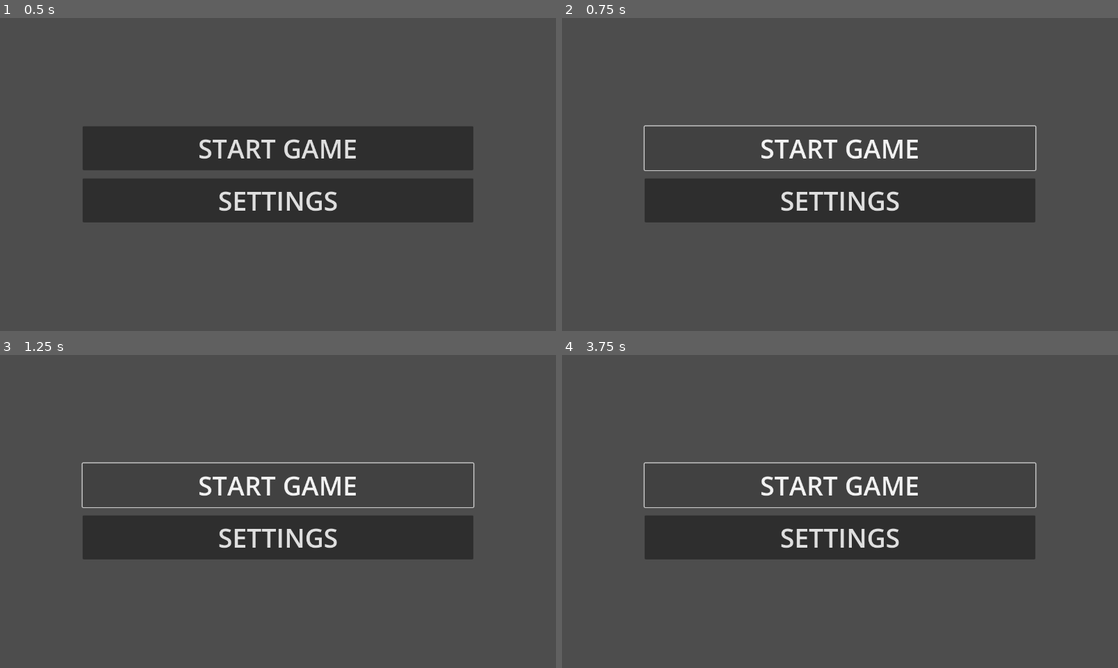
Above: before the commit, frames 1-4 (two rows, left to right).
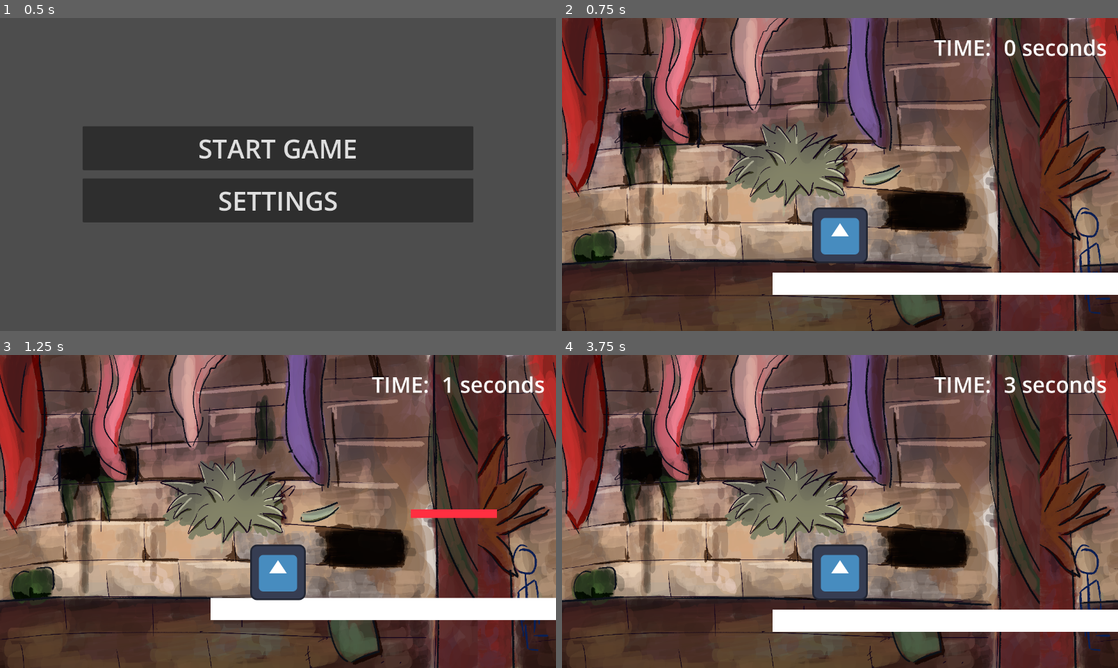
Above: after the commit, the same moments.

Repository: MagusCurt/IGDB-Jam
Game: Godot game, scene res://ui/main_ui/main_menu.tscn
Two runs of this game, one before a commit and one after it. Both use one fixed random seed, a clock stepped at 60 frames per second and the inputs below. The engine's default icon, where the game draws it, is replaced by a stand-in: a white triangle on a blue panel in a dark square.
Inputs (mouse positions are in pixels of both pictures, inside the frame that each line leads up to):
- Up to frame 1 (0.5 s): no input
- Up to frame 2 (0.75 s): click "START GAME" at 0.5 s
- Up to frame 3 (1.25 s): no input
- Up to frame 4 (3.75 s): click (840, 486) at 1.25 s, where only the run before the commit has a clickable "START GAME"; click (840, 536) at 2 s, where only the run before the commit has a clickable "SETTINGS"; hold D (right) 2.78-3.5 s; tap P (P) at 2.85 s; tap W (up) at 3.02 s; click (840, 477) at 3.5 s, where only the run after the commit has a clickable "RESTART"

Frame 1 is identical in both runs. In frame 2, 88% of the frame differs, in the area x 0-100%, y 0-100%; in frame 3, 87%; in frame 4, 88%.

Commit message:
fixed the viewpoint strtch settings

Diff:
--- a/levels/#base.tscn
+++ b/levels/#base.tscn
@@ -87,11 +87,23 @@
 
 [node name="Parallax2D" type="Parallax2D" parent="ParallaxBackgeound"]
 scroll_scale = Vector2(1.5, 1)
-repeat_size = Vector2(1280, 0)
+repeat_size = Vector2(1280, 720)
 repeat_times = 10
 
-[node name="TextureRect" type="TextureRect" parent="ParallaxBackgeound/Parallax2D"]
+[node name="Control" type="Control" parent="ParallaxBackgeound/Parallax2D"]
+layout_mode = 3
+anchors_preset = 0
 offset_right = 1280.0
 offset_bottom = 720.0
+size_flags_horizontal = 3
+size_flags_vertical = 3
+
+[node name="TextureRect" type="TextureRect" parent="ParallaxBackgeound/Parallax2D/Control"]
+layout_mode = 1
+anchors_preset = 15
+anchor_right = 1.0
+anchor_bottom = 1.0
+grow_horizontal = 2
+grow_vertical = 2
 texture = ExtResource("5_xpodc")
-expand_mode = 1
+expand_mode = 3
--- a/project.godot
+++ b/project.godot
@@ -24,6 +24,7 @@
 
 window/size/viewport_width=1280
 window/size/viewport_height=720
+window/stretch/mode="viewport"
 
 [input]
 
--- a/ui/main_ui/main_menu.gd
+++ b/ui/main_ui/main_menu.gd
@@ -4,4 +4,4 @@
 
 func _on_start_pressed() -> void:
 	#change scene to the main game
-	get_tree().change_scene_to_file("res://node_2d.tscn")
+	get_tree().change_scene_to_file("res://levels/#base.tscn")
Not shown, changed: export_presets.cfg
